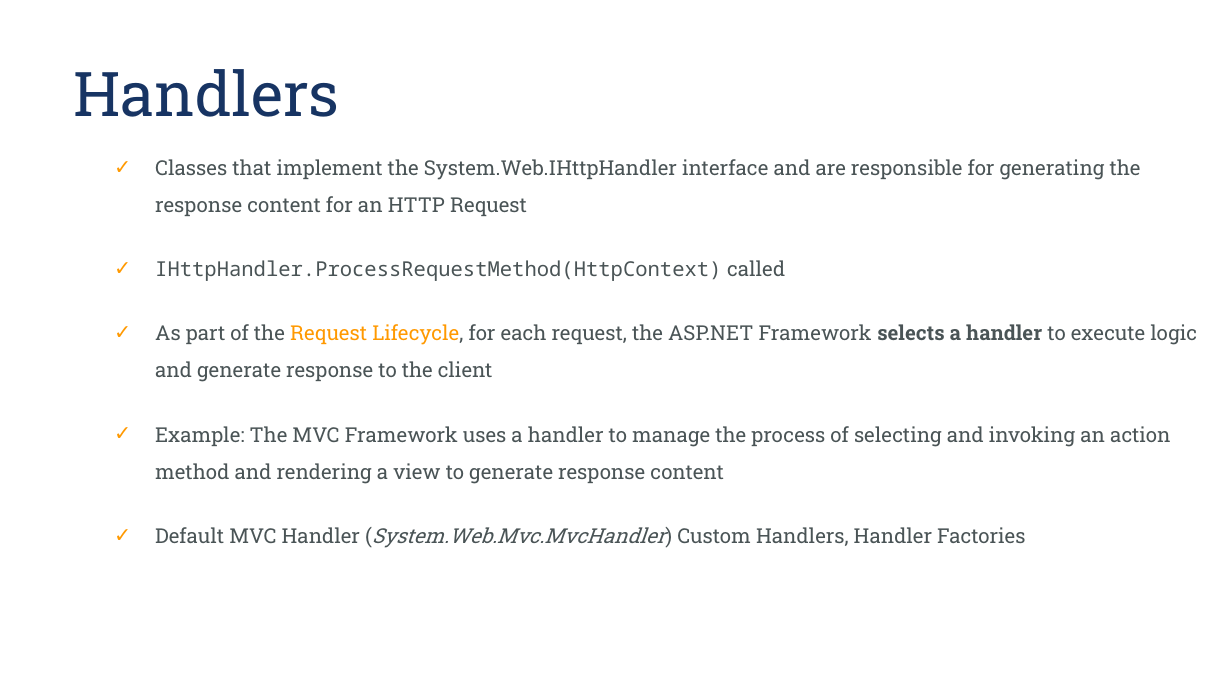
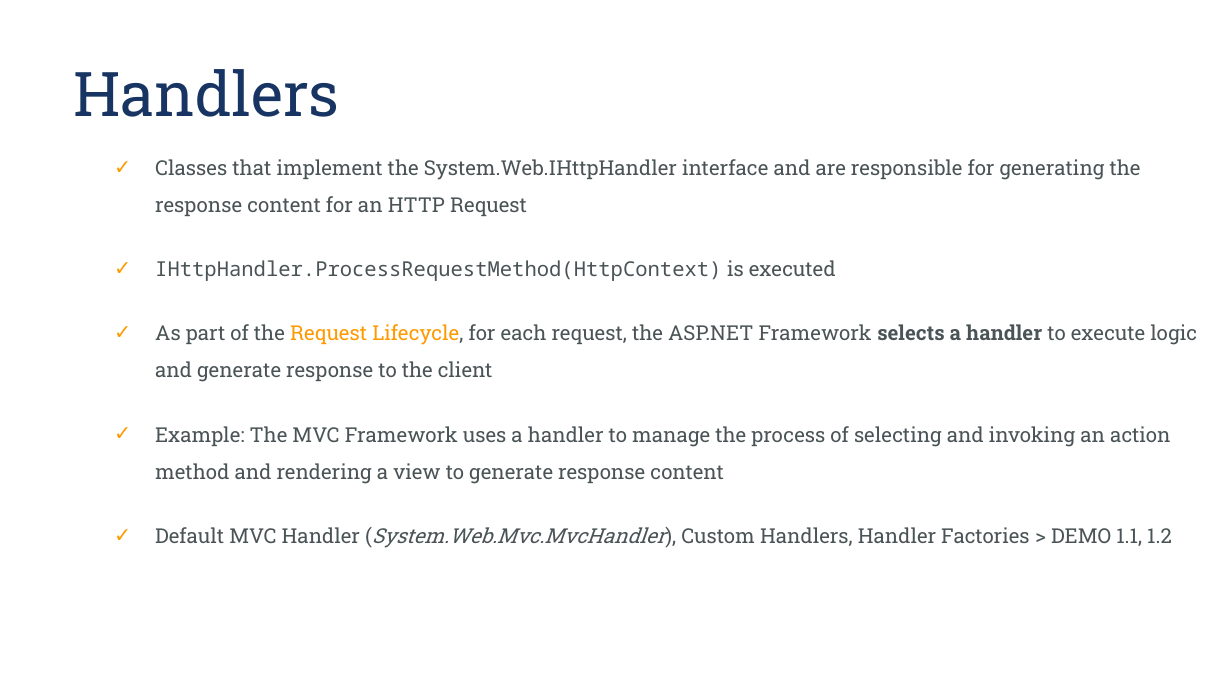
Before and after one commit to klassanov/AspNetPlatformDemos, a slide deck: slide 6 of FourthPresentation.pptx. Drawn at 1232x693 pixels with LibreOffice and Linux fonts; fonts in the diff are those of the drawing; background and template pictures are left out. Boxes give left, top, right and bottom in pixels: in the first picture for what was removed or moved away, otherwise in the second. Text is boxed around its words. In the diff, an @@ line names an element or a change of style, - is before the commit and + after.

```diff
--- a/FourthPresentation.pptx
+++ b/FourthPresentation.pptx
@@ text at (155,260,836,281): text changed @@
-✓ IHttpHandler.ProcessRequestMethod(HttpContext) called
+✓ IHttpHandler.ProcessRequestMethod(HttpContext) is executed
@@ text at (155,527,1172,548): text changed @@
-✓ Default MVC Handler (System.Web.Mvc.MvcHandler) Custom Handlers, Handler Factories
+✓ Default MVC Handler (System.Web.Mvc.MvcHandler), Custom Handlers, Handler Factories > DEMO 1.1, 1.2
```
Also in this commit, not shown: 1 other slide changed, 2 other files.
